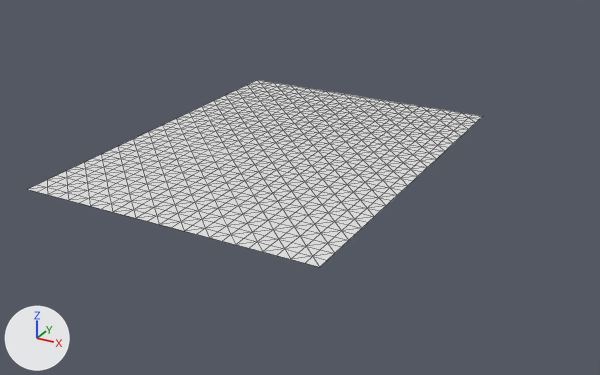
The OBJ model assets/maps/chunks/terrain_lod0_3_2.obj, before and after one commit.
Before and after are seen from a 50 mm lens placed at (280.2, -270.1, 40.9), pointed at (221.7, -163.7, -12.3). The lights are fixed; the arrows at lower left show +X, +Y and +Z. The picture after the commit comes second. Mesh edges are drawn as thin lines. Where no turn or scale is listed for an object, it has been applied to the vertices.

The scene before the commit, as lines of its bpy script (objects in view):
```python
me_terrain_lod0_3_2 = bpy.data.meshes.new('terrain_lod0_3_2')
me_terrain_lod0_3_2.from_pydata(...)  # 825 vertices, 1536 faces; spans x 192.0..240.0, y -192.0..-128.0, z -8.0
# before: 0 (192.0, -128.0, -8.0) at pixel (257, 80), 1 (192.0, -130.0, -8.0) at pixel (252, 82), 2 (194.0, -130.0, -8.0) at pixel (260, 83), 3 (194.0, -128.0, -8.0) at pixel (265, 81), 4 (196.0, -128.0, -8.0) at pixel (273, 82)
# before: 5 (196.0, -130.0, -8.0) at pixel (268, 85), 7 (198.0, -128.0, -8.0) at pixel (282, 84), 8 (200.0, -128.0, -8.0) at pixel (290, 85), 50 (192.0, -132.0, -8.0) at pixel (247, 85), 51 (194.0, -132.0, -8.0) at pixel (255, 86)
# before: 75 (192.0, -134.0, -8.0) at pixel (241, 87)
ob_terrain_lod0_3_2 = bpy.data.objects.new('terrain_lod0_3_2', me_terrain_lod0_3_2)
ob_terrain_lod0_3_2.location = (0.0, 0.0, 0.0)
```
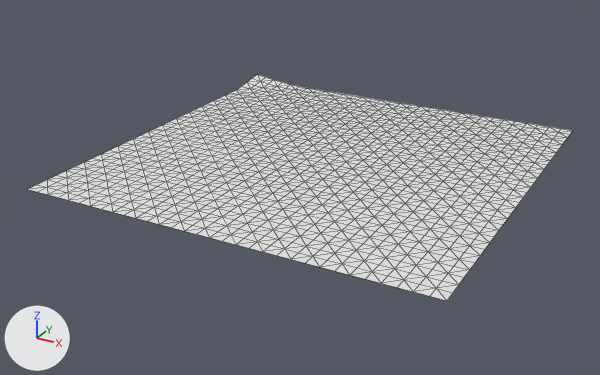
Edits to the bpy script that builds the scene:
```text
Change me_terrain_lod0_3_2:
    used by ob_terrain_lod0_3_2; location = (0.0, 0.0, 0.0)
    verts and faces of me_terrain_lod0_3_2; kept vertices keep their numbers, new ones are numbered from 825
    remove me_terrain_lod0_3_2.from_pydata(...)  # 825 vertices, 1536 faces; spans x 192.0..240.0, y -192.0..-128.0, z -8.0
    add me_terrain_lod0_3_2.from_pydata(...)  # 1089 vertices, 2048 faces; spans x 192.0..256.0, y -192.0..-128.0, z -8.0..-6.8
    me_terrain_lod0_3_2 part 1
    add for i in [5, 51, 75]: verts[i] += (0.0, 0.0, 0.3)
    add verts[0] = (192.0, -128.0, -6.8)  # moved, pixel (257, 74)
    add verts[1] = (192.0, -130.0, -7.1)  # moved, pixel (252, 78)
    add verts[3] = (194.0, -128.0, -7.1)  # moved, pixel (265, 77)
    add verts[2] = (194.0, -130.0, -7.4)  # moved, pixel (260, 81)
    add verts[50] = (192.0, -132.0, -7.4)  # moved, pixel (246, 82)
    add verts[4] = (196.0, -128.0, -7.3)  # moved, pixel (273, 79)
    add verts[7] = (198.0, -128.0, -7.6)  # moved, pixel (282, 82)
    add verts[8] = (200.0, -128.0, -7.8)  # moved, pixel (290, 84)
    me_terrain_lod0_3_2 part 2
    33 new vertices lie (2.0, 0.0, 0.0) away from vertices in x 240.0, y -192.0..-128.0, z -8.0
    33 new vertices lie (2.0, 0.0, 0.0) away from vertices in x 242.0, y -192.0..-128.0, z -8.0
    33 new vertices lie (2.0, 0.0, 0.0) away from vertices in x 244.0, y -192.0..-128.0, z -8.0
    33 new vertices lie (2.0, 0.0, 0.0) away from vertices in x 246.0, y -192.0..-128.0, z -8.0
    33 new vertices lie (2.0, 0.0, 0.0) away from vertices in x 248.0, y -192.0..-128.0, z -8.0
    33 new vertices lie (2.0, 0.0, 0.0) away from vertices in x 250.0, y -192.0..-128.0, z -8.0
    33 new vertices lie (2.0, 0.0, 0.0) away from vertices in x 252.0, y -192.0..-128.0, z -8.0
    33 new vertices lie (2.0, 0.0, 0.0) away from vertices in x 254.0, y -192.0..-128.0, z -8.0
    512 new faces join them
```

Boxes [x1, y1, x2, y2] around the edits, measured in the pictures (600 x 375 px; the box of a moved part takes in the faces that stretch with it):
'terrain_lod0_3_2', reshaped (20% wider, 21% taller): before [28, 80, 483, 267]; after [28, 75, 572, 301]
part 1 of me_terrain_lod0_3_2, moved or reshaped: before [238, 80, 299, 90]; after [237, 75, 299, 90]
part 2 of me_terrain_lod0_3_2, added: after [320, 116, 572, 301]
